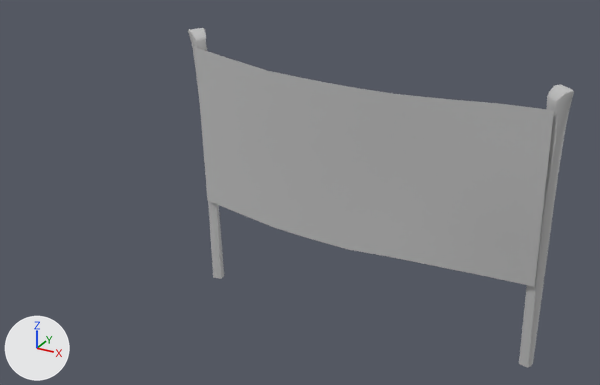
An edit to the FBX model Assets/3D/staticMeshes/Enviroment/SM_WBT_courtBanner_low.fbx, drawn before and after from the same camera.
One viewpoint serves both versions: a 50 mm camera at (22.6, -29.3, 20.4) aimed at (6.0, 0.8, 5.3). The axes (+X, +Y, +Z) are drawn at lower left. The lights are the same throughout. The picture after the commit comes second.

Script lines for the objects in view, before the commit:
```python
me_mesh = bpy.data.meshes.new('Mesh')
me_mesh.from_pydata(...)  # 291 vertices, 264 faces; spans x 5.0..1744.0, y 0.0..1206.0, z -155.0..24.0
me_mesh.materials.append(mat_m_wbt_courtbanner)  # grey #bcbcbc
ob_sm_wbt_courtbanner_low = bpy.data.objects.new('SM_WBT_courtBanner_low', me_mesh)
ob_sm_wbt_courtbanner_low.location = (0.0, 0.0, 0.0)
ob_sm_wbt_courtbanner_low.rotation_euler = (1.571, 0.0, 0.0)  # degrees (90, 0, 0)
ob_sm_wbt_courtbanner_low.scale = (0.01, 0.01, 0.01)
```
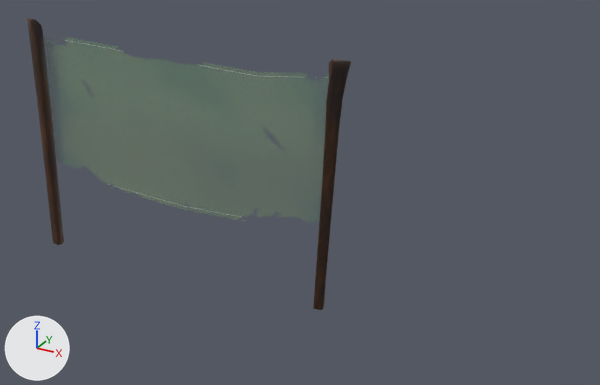
The edits, one by one:
Picture 'M_WBT_Banners_BaseColor.png' (img_m_wbt_banners_basecolor_png) is new.
Picture 'M_WBT_Wood_BaseColor.png' (img_m_wbt_wood_basecolor_png) is new.
Material 'Banner' (mat_banner) is new.
Uses the picture img_m_wbt_banners_basecolor_png.
Material 'Wood' (mat_wood) is new.
Its texture is img_m_wbt_wood_basecolor_png.
me_mesh is used by ob_sm_wbt_courtbanner_low; location (0.0, 0.0, 0.0); rotation (1.571, 0.0, 0.0), in degrees (90, 0, 0); scale (0.01, 0.01, 0.01).
Verts and faces of me_mesh; kept vertices keep their numbers, new ones are numbered from 291.
me_mesh had 291 vertices, 264 faces and spanned x 5.0..1744.0, y 0.0..1206.0, z -155.0..24.0.
me_mesh no longer uses material mat_m_wbt_courtbanner (grey #bcbcbc).
me_mesh now has 253 vertices, 235 faces and spans x -8.0..9.0, y -1.0..1.0, z 0.0..12.0.
me_mesh part 1: the loose piece of 123 vertices spanning x 1652.0..1744.0, y 0.0..1199.0, z -71.0..14.0 is multiplied about its middle by the matrix ((-0.01, 0.0, -0.001), (-0.001, 0.0, 0.01), (0.0, 0.01, 0.0)), then moved by (-1706.0, -600.0, 34.0), in mat_wood (picture img_m_wbt_wood_basecolor_png).
me_mesh part 2: the loose piece of 123 vertices spanning x 5.0..188.0, y 0.0..1206.0, z -155.0..-22.0 is multiplied about its middle by the matrix ((-0.01, 0.0, -0.001), (-0.001, 0.0, 0.01), (0.0, 0.01, 0.0)), then moved by (-88.0, -603.0, 95.0), in mat_wood (picture img_m_wbt_wood_basecolor_png).
me_mesh part 3: the loose piece of 45 vertices spanning x 65.0..1696.0, y 342.0..1134.0, z -82.0..24.0 is deleted.
Part 4, on me_mesh:
New vertex 291 is at (8.0, 0.0, 4.0).
New vertex 292 is at (-8.0, 0.0, 4.0).
New vertex 293 is at (4.0, 0.0, 4.0).
New vertices 294, 295, 296 stand at vertices 291, 292, 293, in that order, plus (0.0, 0.0, 7.0).
New vertex 297 is at (0.0, 0.0, 3.0).
New faces: (291, 293, 296, 294), (293, 297, 295, 296), (292, 295, 297) (mat_banner).
me_mesh gains material mat_banner.
me_mesh gains material mat_wood (picture img_m_wbt_wood_basecolor_png).
Object 'SM_WBT_courtBanner_low' (ob_sm_wbt_courtbanner_low) turns from (90, 0, 0) to (0, 0, 0) degrees about x, y and z.
Object 'SM_WBT_courtBanner_low' (ob_sm_wbt_courtbanner_low) is rescaled from (0.01, 0.01, 0.01) to (1.0, 1.0, 1.0).

What differs and where, as boxes [x1, y1, x2, y2] in the pictures (600 x 385 px; the box of a moved part takes in the faces that stretch with it):
'SM_WBT_courtBanner_low', reshaped, turned, rescaled, recoloured
    before: [188, 28, 574, 368]
    after: [27, 18, 351, 310]
part 1 of me_mesh, moved or reshaped
    before: [519, 84, 574, 368]
    after: [27, 18, 64, 245]
part 2 of me_mesh, moved or reshaped
    before: [188, 28, 224, 279]
    after: [313, 59, 351, 310]
part 3 of me_mesh, deleted
    before: [195, 47, 554, 287]
part 4 of me_mesh, added
    after: [45, 38, 328, 217]
